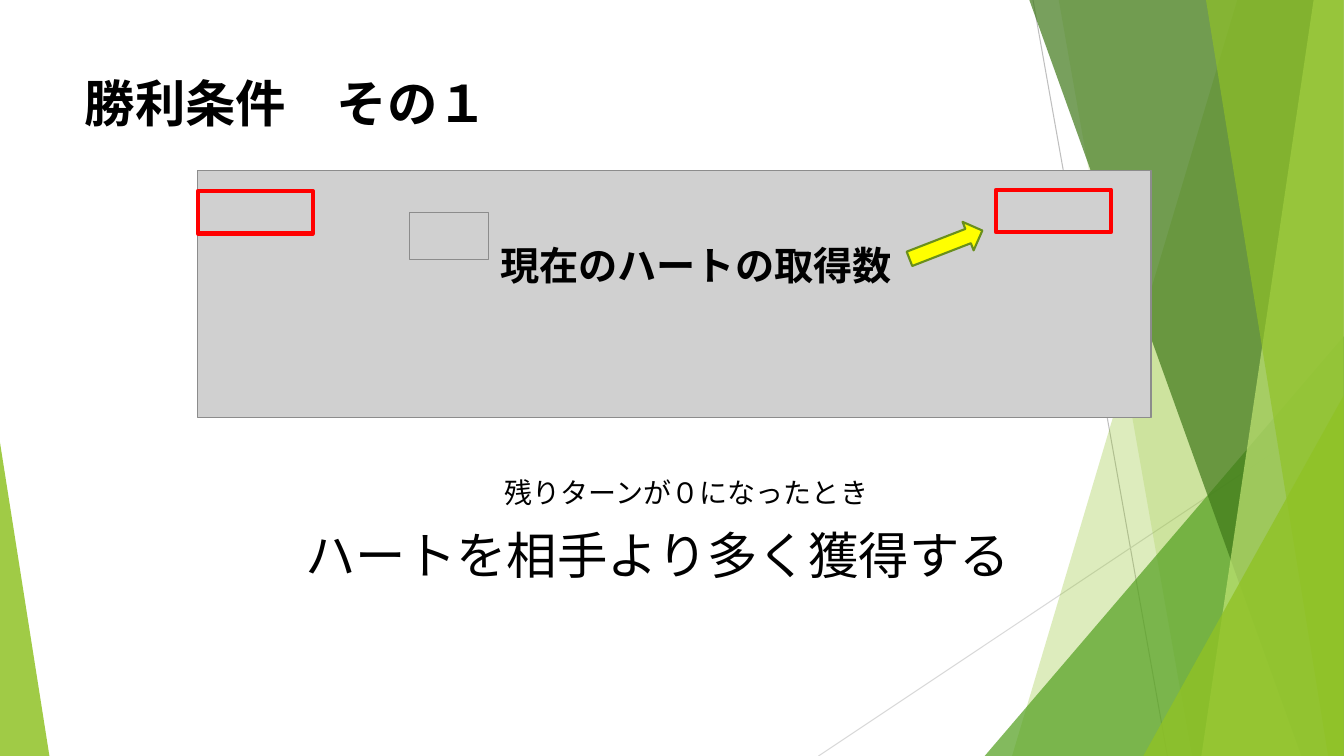
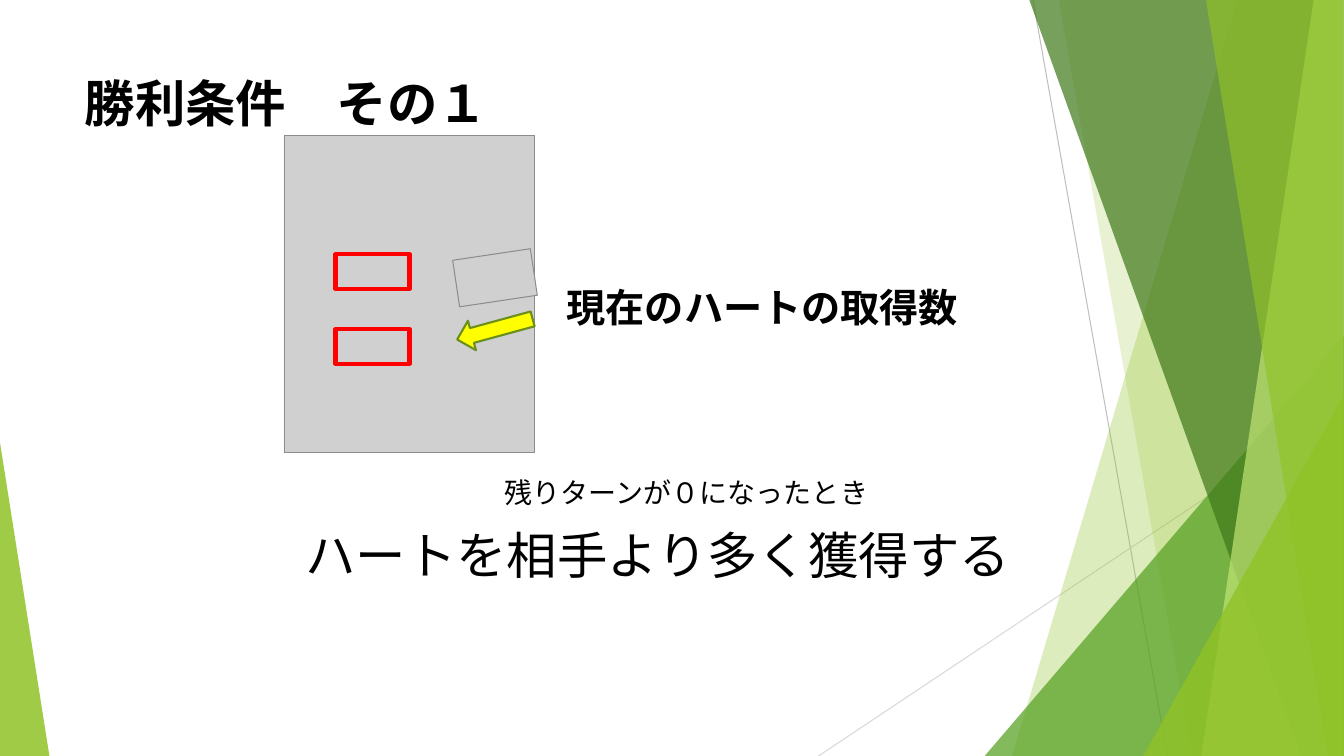
Before and after one commit to noko1024/ChaserDoc, a slide deck: slide 10 of New_U-16.pptx. Drawn at 1344x756 pixels with LibreOffice and Linux fonts; fonts in the diff are those of the drawing; grey boxes stand for pictures. Boxes give left, top, right and bottom in pixels: in the first picture for what was removed or moved away, otherwise in the second. Text is boxed around its words. In the diff, an @@ line names an element or a change of style, - is before the commit and + after.

```diff
--- a/New_U-16.pptx
+++ b/New_U-16.pptx
@@ picture added at [284,136,534,453] @@
@@ picture removed at [198,170,1151,418] @@
@@ rectangle: place and size @@
-rectangle at [198,192,313,234]
+rectangle at [336,254,409,288]
@@ picture at [453,249,537,307]: rotation 0 to 351 degrees @@
@@ text "現在のハートの取得数": place and size @@
-text "現在のハートの取得数" at [500,246,891,284]
+text "現在のハートの取得数" at [567,288,958,326]
@@ right arrow at [453,304,537,354]: mirrored; rotation 338 to 344 degrees @@
@@ rectangle: place and size @@
-rectangle at [996,190,1111,232]
+rectangle at [336,330,409,364]
```
Also in this commit, not shown: 19 other slides changed.
